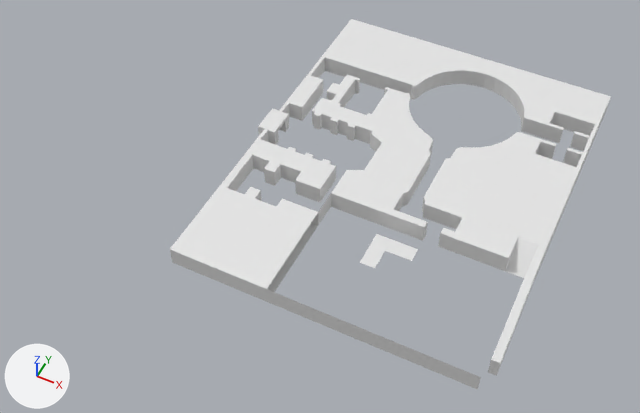
Two versions of the Blender file Assets/Scenes/Desert/BlenderPyramid.blend, one commit apart.
Camera for both pictures: a 50 mm lens placed at (172.4, -151.9, 167.2), pointed at (100.7, -8.4, -12.2). Every picture has the same lights, and +X, +Y and +Z are marked at lower left. The older version comes first.

The older version as bpy lines, for what is in view:
```python
me_circle_003 = bpy.data.meshes.new('Circle.003')
me_circle_003.from_pydata(...)  # 798 vertices, 589 faces, 63 loose edges; spans x -7.7..2.08, y -4.69..1.32, z 0.0..0.31
ob_circle = bpy.data.objects.new('Circle', me_circle_003)
ob_circle.location = (127.0, 28.0, 0.0)
ob_circle.scale = (16.6, 16.6, 16.6)
```
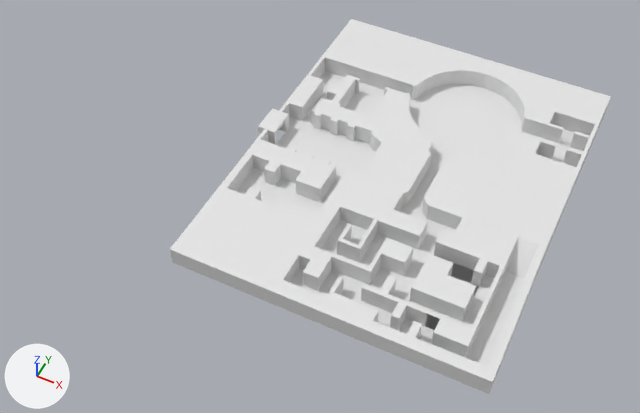
What differs and where, as boxes [x1, y1, x2, y2] in the pictures (640 x 413 px):
'Circle', reshaped
    before: [170, 19, 611, 390]
    after: [170, 19, 611, 394]
part 1 of me_circle_003, built on
    before: [330, 202, 483, 390]
    after: [236, 168, 524, 394]
part 2 of me_circle_003, added
    after: [303, 19, 611, 125]

What the commit changed:
me_circle_003 is used by ob_circle; location (127.0, 28.0, 0.0); scale (16.6, 16.6, 16.6).
me_circle_003 had 798 vertices, 589 faces, 63 loose edges and spanned x -7.7..2.08, y -4.69..1.32, z 0.0..0.31.
me_circle_003 now has 1074 vertices, 865 faces, 79 loose edges and spans x -7.7..2.08, y -4.7..1.32, z 0.0..0.31.
me_circle_003 part 1: 1 vertex moved from x 0.18, y -2.29, z 0.3 to x 0.24, y -2.29, z 0.3; 9 vertices removed from x 0.18..1.92, y -4.69..-2.29, z 0.0..0.3; 283 vertices added at x -1.14..2.08, y -4.7..-2.29, z 0.0..0.31.
me_circle_003 part 2: 2 vertices added at x -2.1, y 0.12, z 0.0..0.3.
